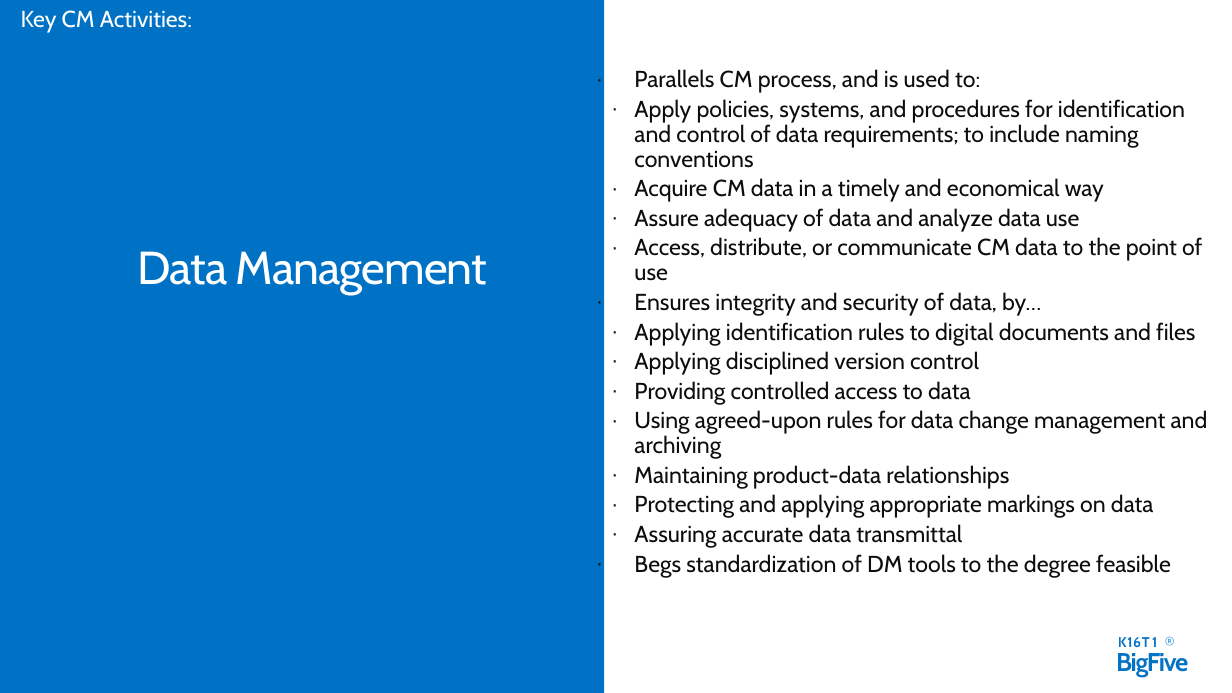
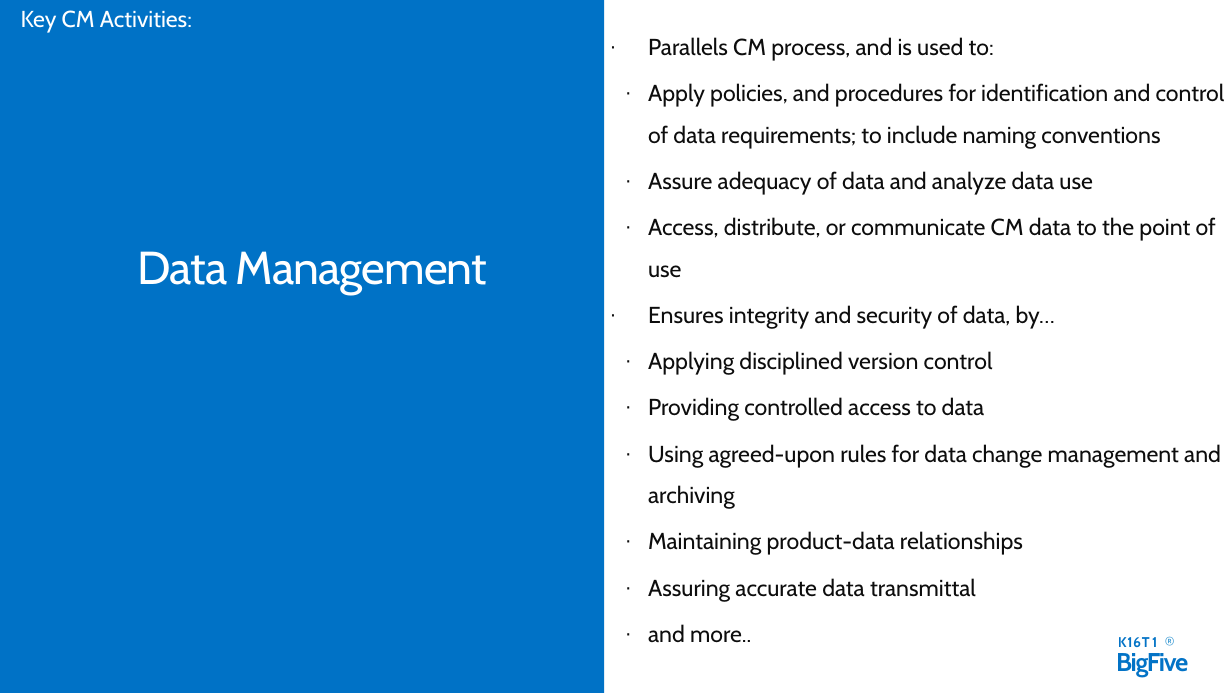
Before and after one commit to daotk/cdkpt, a slide deck: slide 30 of SPQM/Team Assignment/Final/CM_Final_0501.pptx. Drawn at 1232x693 pixels with LibreOffice and Linux fonts; fonts in the diff are those of the drawing. Boxes give left, top, right and bottom in pixels: in the first picture for what was removed or moved away, otherwise in the second. Text is boxed around its words. In the diff, an @@ line names an element or a change of style, - is before the commit and + after.

```diff
--- a/SPQM/Team Assignment/Final/CM_Final_0501.pptx
+++ b/SPQM/Team Assignment/Final/CM_Final_0501.pptx
@@ text "Parallels CM process, and is ...": place and size @@
-text "Parallels CM process, and is ..." at bbox=[634, 69, 1208, 578]
+text "Parallels CM process, and is ..." at bbox=[648, 37, 1225, 602]
@@ text at bbox=[648, 37, 1221, 602]: line spacing 0.9 to 1.5 @@
@@ text at bbox=[648, 83, 1225, 149]: text changed @@
-    · Apply policies, systems, and procedures for identification and control of data requirements; to include naming conventions
-    · Acquire CM data in a timely and economical way
+    · Apply policies, and procedures for identification and control of data requirements; to include naming conventions
@@ text at bbox=[634, 322, 1195, 346]: paragraph removed @@
-    · Applying identification rules to digital documents and files
@@ text at bbox=[634, 494, 1154, 518]: paragraph removed @@
-    · Protecting and applying appropriate markings on data
@@ text at bbox=[634, 554, 1171, 578]: text changed @@
-  · Begs standardization of DM tools to the degree feasible
+    · and more..
```
Also in this commit, not shown: 4 other slides changed.
